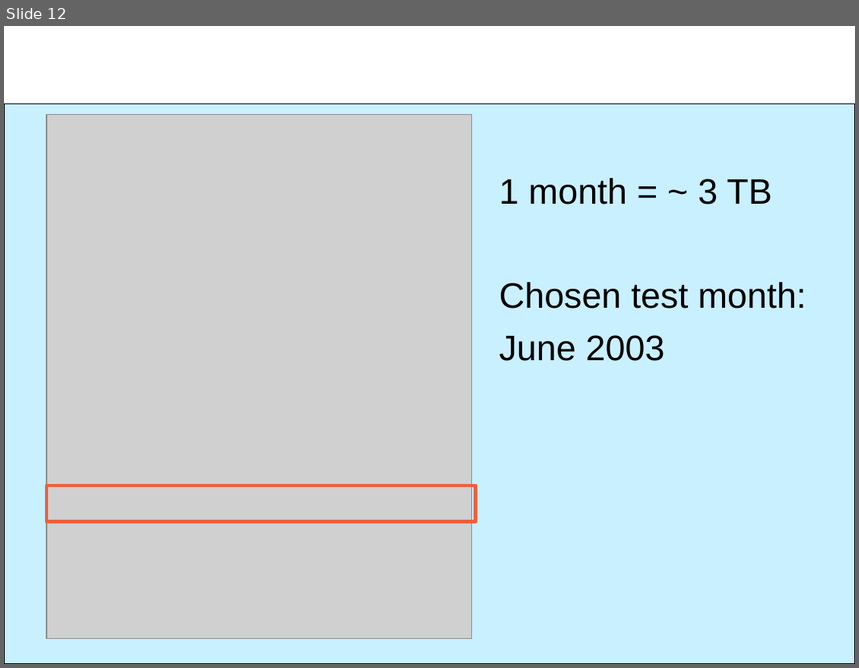
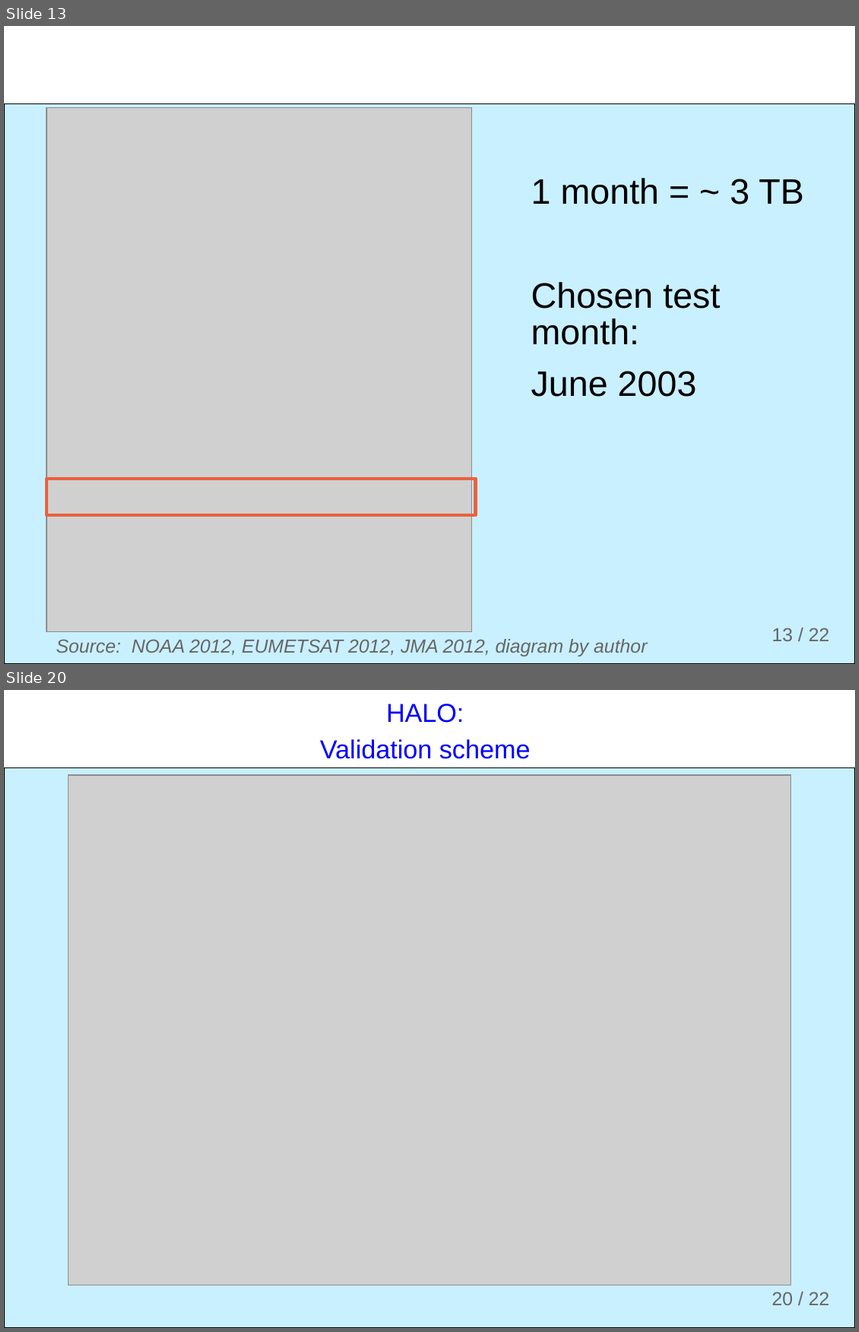
Before and after one commit to ogutu/H.A.L.O., a slide deck: documents/presentations/HALO.odp. Shown one above the other, each under a label of ours: slide 12 before the commit, slides 13 and 20 after it; the slides between them are not shown. The pictures are 859x668 and 859x1332 pixels, drawn with LibreOffice and Linux fonts; fonts in the diff are those of the drawing; grey boxes stand for pictures; background and template pictures are left out. Boxes give left, top, right and bottom in pixels: in the first picture for what was removed or moved away, otherwise in the second. Text is boxed around its words. In the diff, an @@ line names an element or a change of style, - is before the commit and + after.

Commit message:
Modify diagrams and upload final HALO presentation

```diff
--- a/documents/presentations/HALO.odp
+++ b/documents/presentations/HALO.odp
@@ slide 20 added at box(4, 690, 855, 1328), background #FFFFFF; not listed: 2 template elements that a slide beside it also shows @@
@@ text added at box(320, 704, 531, 759), 22 pt, text #0000FF @@
+HALO:
+Validation scheme
@@ picture added at box(69, 775, 791, 1286) @@
@@ what was slide 12 is now slide 13 @@
@@ slide 13 changed as well @@
@@ picture: place and size @@
-picture at box(47, 114, 472, 639)
+picture at box(47, 108, 472, 632)
@@ text "1 month = ~ 3 ..." at box(531, 178, 804, 397): indent changed @@
@@ rectangle: place and size @@
-rectangle at box(47, 486, 475, 522)
+rectangle at box(47, 479, 475, 515)
@@ text added at box(56, 639, 647, 657), 16 pt, text #666666, italic @@
+Source: NOAA 2012, EUMETSAT 2012, JMA 2012, diagram by author
@@ page number added at box(772, 628, 830, 642), 16 pt, text #666666 @@
+13 / 22
```
Also in this commit, not shown: 5 other slides changed, 15 other slides added, 8 slides removed, 2 other files.
